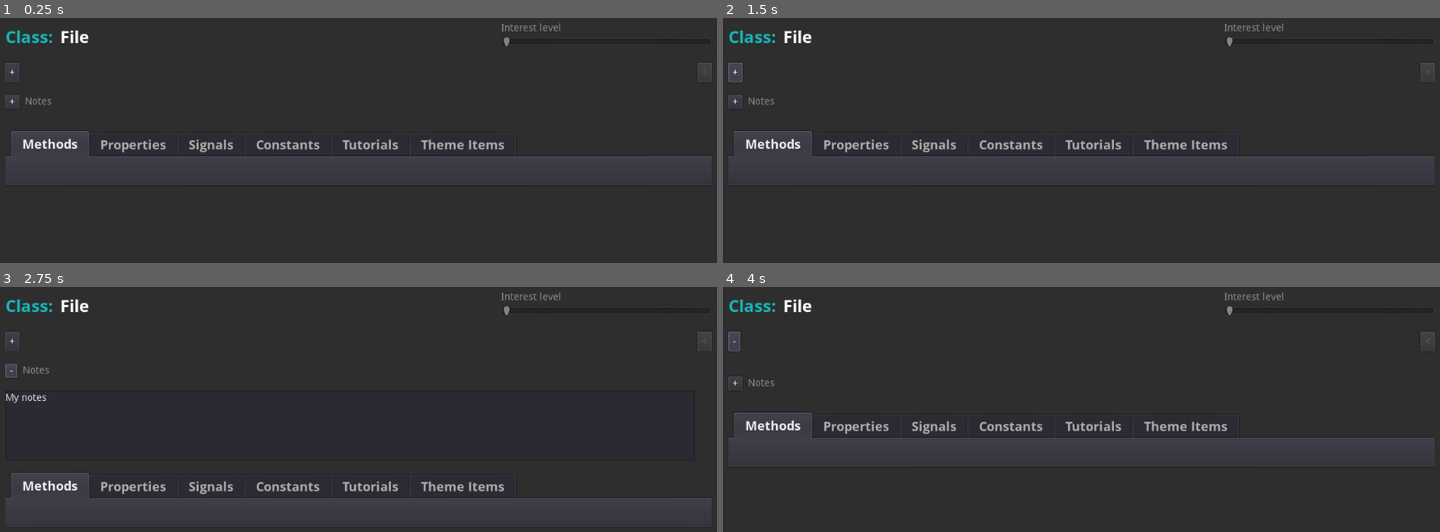
Above: before the commit, frames 1-4 (two rows, left to right).
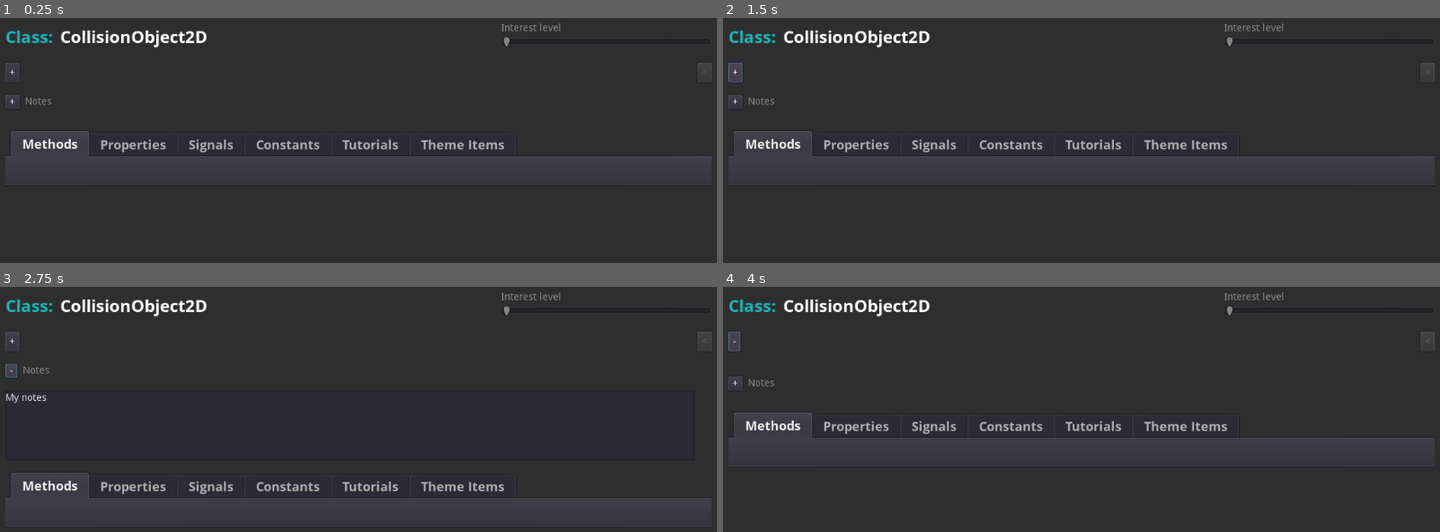
Above: after the commit, the same moments.

Repository: andrew-wilkes/godotbuddy.com
Game: Godot game, scene res://Test.tscn
Same seed, same stepped clock (60 frames per second), same inputs: the game is played once before the commit and once after it. The project has no main scene, so this scene is started directly.
Inputs:
- Up to frame 1 (0.25 s): no input
- Up to frame 2 (1.5 s): click "+" at 0.5 s; click "-" at 1.25 s
- Up to frame 3 (2.75 s): click "+" at 2 s
- Up to frame 4 (4 s): click "-" at 2.75 s; click "+" at 3.5 s

The runs differ from the first frame. In frame 1, 0.6% of the frame differs, in the area x 8-29%, y 5-13%; in frame 2, 0.6%; in frame 3, 0.6%; in frame 4, 0.6%.
Error before the commit: Invalid get index 'File' (on base: 'Dictionary'). (res://ClassDetails.gd:184)
Error after the commit: Invalid get index 'CollisionObject2D' (on base: 'Dictionary'). (res://ClassDetails.gd:203)

Commit message:
List constant links in tab

Diff:
--- a/apps/desktop/ClassDetails.gd
+++ b/apps/desktop/ClassDetails.gd
@@ -34,8 +34,8 @@
 	back_button.disabled = true
 	descbox.hide()
 	notes.get_parent().hide()
-	#update_content("CollisionObject2D")
-	update_content("File")
+	update_content("CollisionObject2D")
+	#update_content("File")
 
 
 func update_content(cname, new = true):
@@ -92,10 +92,29 @@
 				content.append(get_property_string(key, items[key]))
 			content.append("[/table]")
 		"signals":
-			for key in items.keys():
-				content.append(key + " (" + get_args(items[key].args) + ")\n[indent]" + items[key].description + "[/indent]\n")
+			for item in items:
+				content.append(item.name + " (" + get_args(item.args) + ")\n[indent]" + item.description + "[/indent]\n")
 		"constants":
-			pass
+			var enums = {}
+			for item in items:
+				var args = item.args[0]
+				args.description = item.description
+				if args.has("enum"):
+					if enums.has(args.enum):
+						enums[args.enum].append(args)
+					else:
+						enums[args.enum] = [args]
+				else: # Constant
+					content.append(args.name + " = " + args.value + " " + item.description)
+			for ename in enums.keys():
+				content.append("[code]enum[/code]\t" + ename)
+				var vals = {}
+				for item in enums[ename]:
+					vals[item.value] = item
+				var keys = vals.keys()
+				keys.sort()
+				for key in keys:
+					content.append(vals[key].name + " = " + vals[key].value + " " + vals[key].description)
 		"tutorials":
 			for link in items:
 				content.append(get_link_string(link))
@@ -177,7 +196,7 @@
 	var group_name = ""
 	var member_name = ""
 	var text_target
-	var method_target
+	var dict_target
 	var text_node_name
 	var text_mode
 	var parser = XMLParser.new()
@@ -224,13 +243,13 @@
 								info[group_name][method_name].append(method)
 							else:
 								info[group_name][method_name] = [method]
-							method_target = method
+							dict_target = method
 							text_target = method
 							text_mode = RAW
 						"return":
-							method_target["return_type"] = get_type(parser)
+							dict_target["return_type"] = get_type(parser)
 						"argument":
-							add_arg(parser, method_target)
+							add_arg(parser, dict_target)
 						"members":
 							info["properties"] = {}
 							group_name = "properties"
@@ -240,25 +259,29 @@
 							text_target = info[group_name][member_name]
 							text_mode = RAW
 						"signals":
-							info[node_name] = {}
+							info[node_name] = []
 							group_name = node_name
 						"signal":
-							member_name = parser.get_named_attribute_value("name")
-							var asignal = {
+							var dict = {
+								"name": parser.get_named_attribute_value("name"),
 								"args": [],
 							}
-							info[group_name][member_name] = asignal
-							text_target = info[group_name][member_name]
-							text_mode = RAW
-							method_target = asignal
+							info[group_name].append(dict)
+							text_target = dict
+							text_mode = RAW
+							dict_target = dict
 						"constants":
-							info[node_name] = {}
+							info[node_name] = []
 							group_name = node_name
 						"constant":
-							var keys = ["value", "enum"]
-							member_name = add_member(parser, info, group_name, keys)
-							text_target = info[group_name][member_name]
-							text_mode = RAW
+							var dict = {
+								"args": [],
+							}
+							info[group_name].append(dict)
+							text_target = dict
+							text_mode = RAW
+							dict_target = dict
+							add_arg(parser, dict_target)
 				parser.NODE_TEXT:
 					if text_target != null:
 						var txt = get_node_text(parser.get_node_data())
@@ -288,12 +311,12 @@
 	return member_name
 
 
-func add_arg(parser: XMLParser, method_target):
+func add_arg(parser: XMLParser, dict_target):
 	var num_atrs = parser.get_attribute_count()
 	var atrs = {}
 	for idx in num_atrs:
 		atrs[parser.get_attribute_name(idx)] = parser.get_attribute_value(idx)
-	method_target["args"].append(atrs)
+	dict_target["args"].append(atrs)
 
 
 func get_node_text(txt: String):
